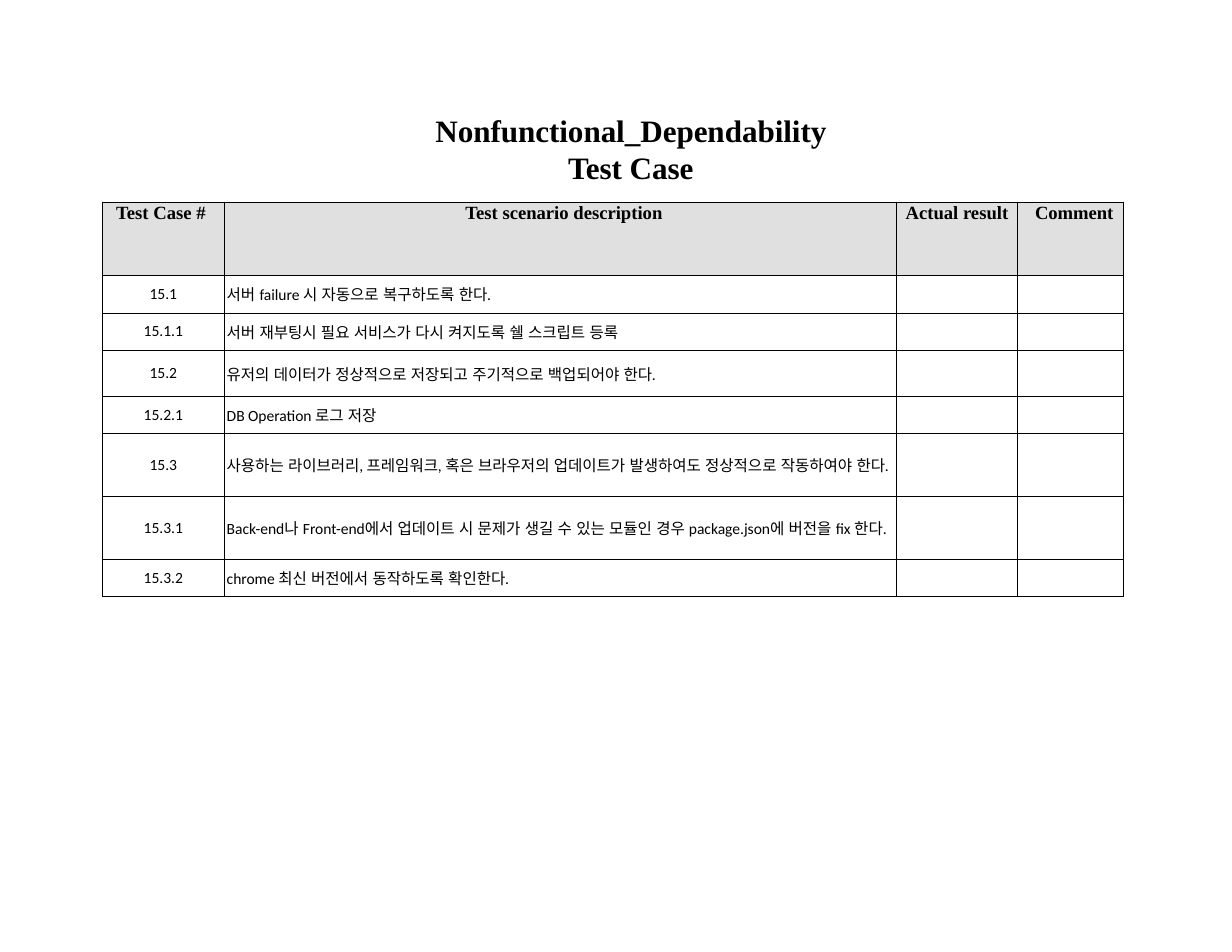
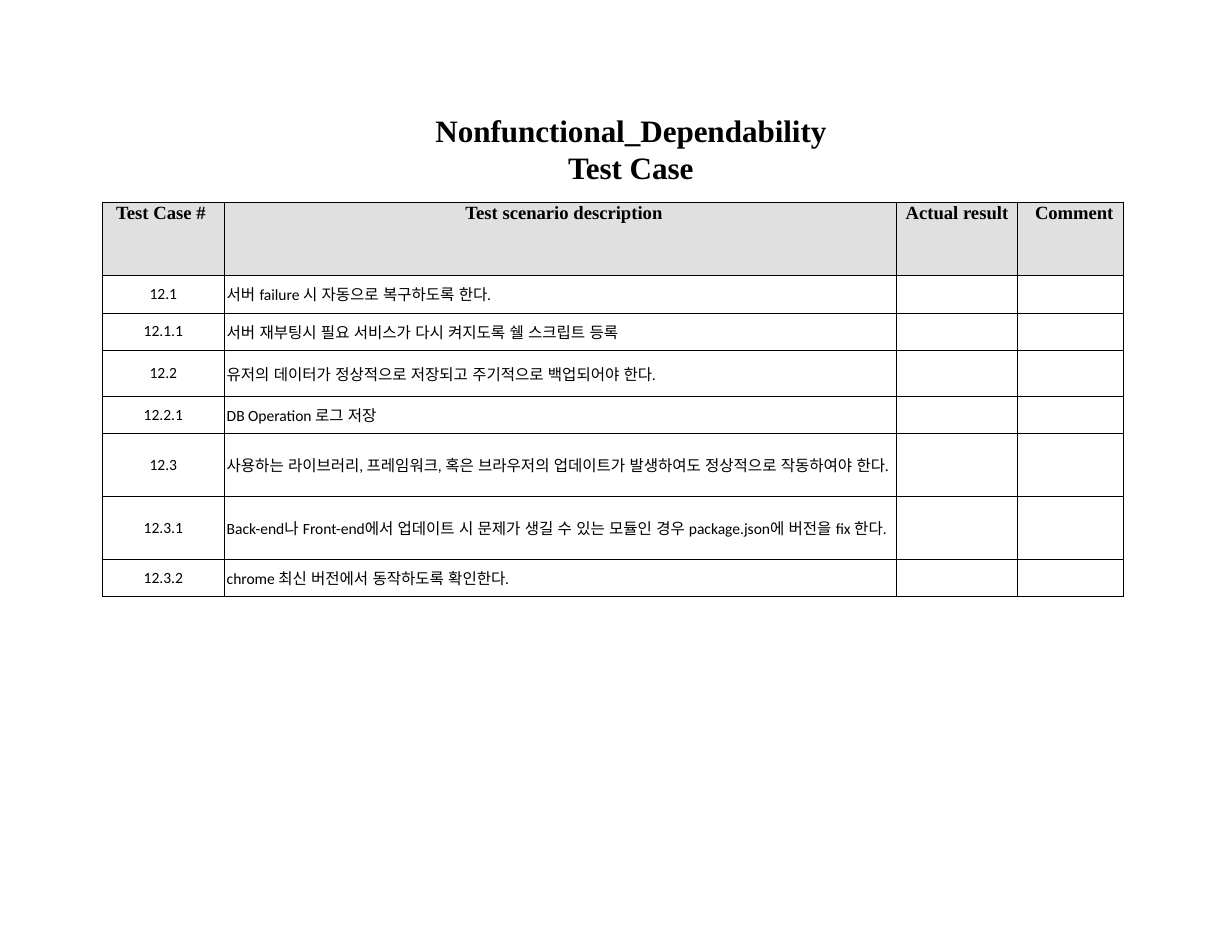
Before and after one commit to skkuse02/2019fall_41class_team3, a slide deck: slide 13 of docs/4. Testing/seteam3 qahub working scenario for testing.pptx. Drawn at 1232x952 pixels with LibreOffice and Linux fonts; fonts in the diff are those of the drawing. Boxes give left, top, right and bottom in pixels: in the first picture for what was removed or moved away, otherwise in the second. Text is boxed around its words. In the diff, an @@ line names an element or a change of style, - is before the commit and + after.

```diff
--- a/docs/4. Testing/seteam3 qahub working scenario for testing.pptx
+++ b/docs/4. Testing/seteam3 qahub working scenario for testing.pptx
@@ table at <box>103,202,1122,597</box> @@
-row 2, column 1: 15.1
+row 2, column 1: 12.1
-row 3, column 1: 15.1.1
+row 3, column 1: 12.1.1
-row 4, column 1: 15.2
+row 4, column 1: 12.2
-row 5, column 1: 15.2.1
+row 5, column 1: 12.2.1
-row 6, column 1: 15.3
+row 6, column 1: 12.3
-row 7, column 1: 15.3.1
+row 7, column 1: 12.3.1
-row 8, column 1: 15.3.2
+row 8, column 1: 12.3.2
```
Also in this commit, not shown: 12 other slides changed.
